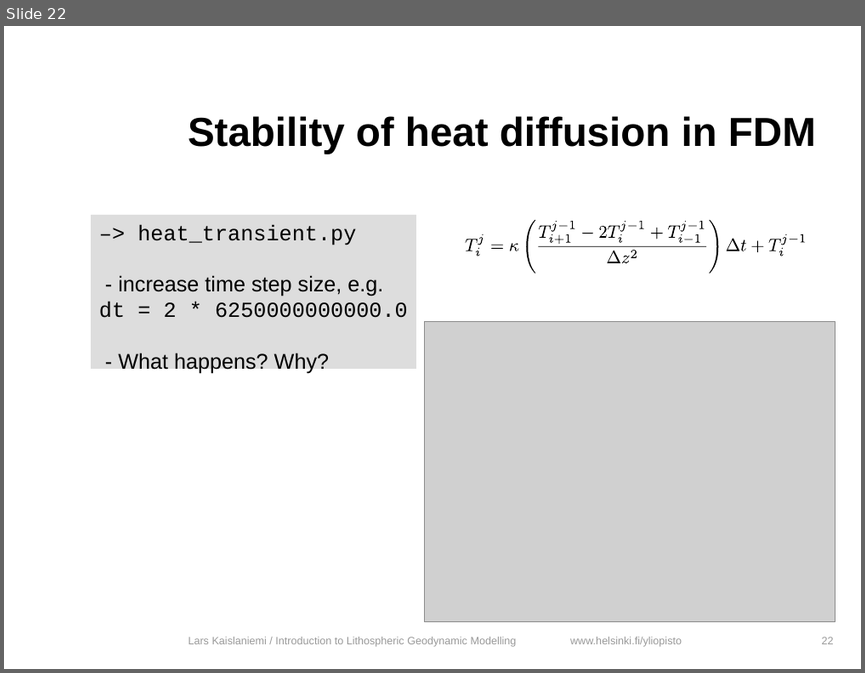
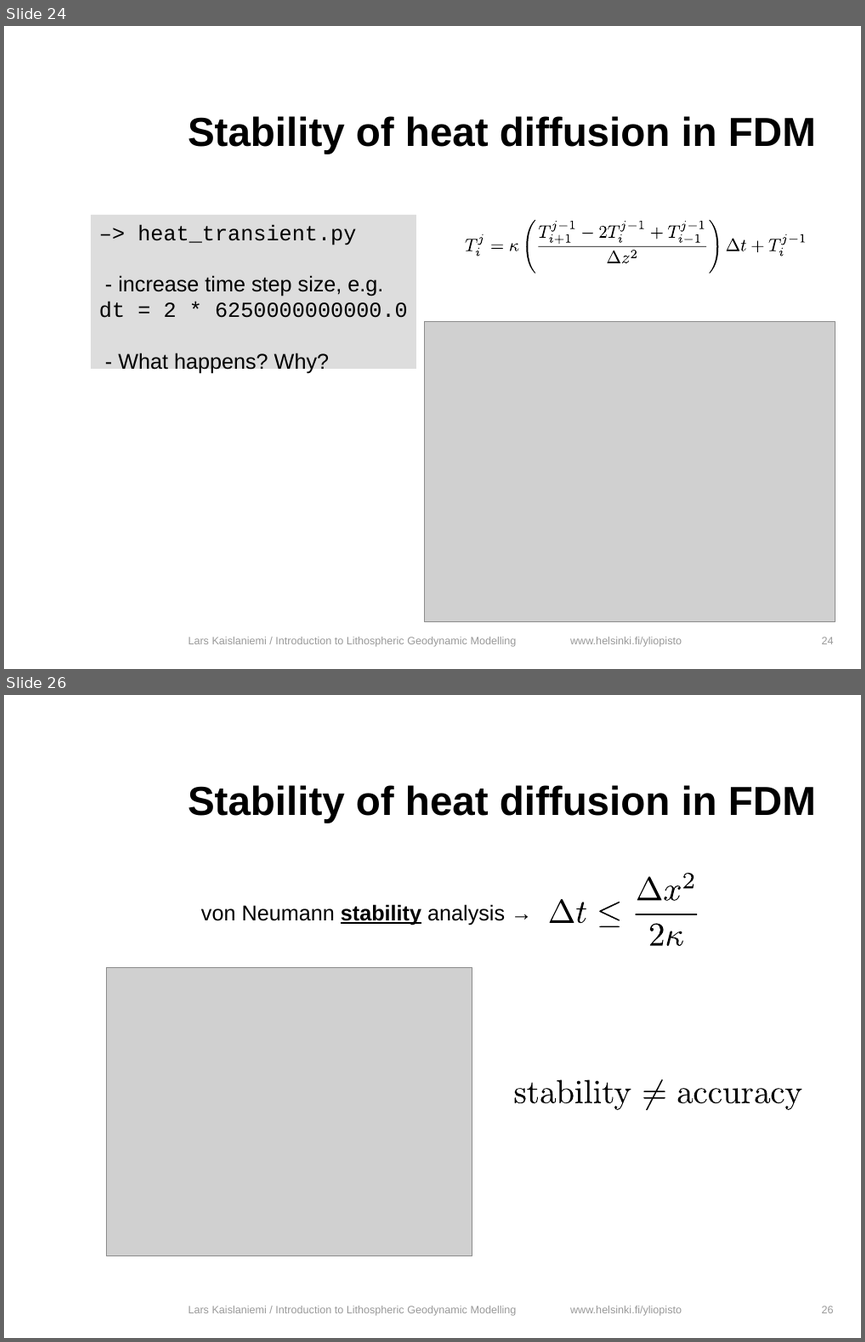
Before and after one commit to HUGG/NGWM2016-modelling-course, a slide deck: Lessons/05-Finite-differences/finite_differences.odp. Shown one above the other, each under a label of ours: slide 22 before the commit, slides 24 and 26 after it; the slides between them are not shown. The pictures are 865x673 and 865x1342 pixels, drawn with LibreOffice and Linux fonts; fonts in the diff are those of the drawing; grey boxes stand for pictures; background and template pictures are left out. Boxes give left, top, right and bottom in pixels: in the first picture for what was removed or moved away, otherwise in the second. Text is boxed around its words. In the diff, an @@ line names an element or a change of style, - is before the commit and + after.

```diff
--- a/Lessons/05-Finite-differences/finite_differences.odp
+++ b/Lessons/05-Finite-differences/finite_differences.odp
@@ slide 26 added at [4, 695, 861, 1338], background #FFFFFF; not listed: 1 template element that a slide beside it also shows @@
@@ title added at [188, 785, 816, 823], 34 pt, text #000000, bold @@
+Stability of heat diffusion in FDM
@@ text added at [201, 904, 505, 925], 18 pt, text #000000 @@
+von Neumann stability analysis →
@@ group added at [549, 873, 697, 946]: 9 freeform shapes @@
@@ picture added at [107, 968, 472, 1255] @@
@@ group added at [514, 1079, 803, 1110]: 20 freeform shapes @@
@@ text added at [188, 1305, 517, 1315], 9 pt, text #999999 @@
+Lars Kaislaniemi / Introduction to Lithospheric Geodynamic Modelling
@@ page number added at [822, 1305, 834, 1313], 9 pt, text #999999 @@
+26
@@ what was slide 22 is now slide 24 @@
@@ page number at [822, 636, 834, 644]: text changed @@
-22
+24
```
Also in this commit, not shown: 13 slides changed, 3 other slides added, 9 other files.
